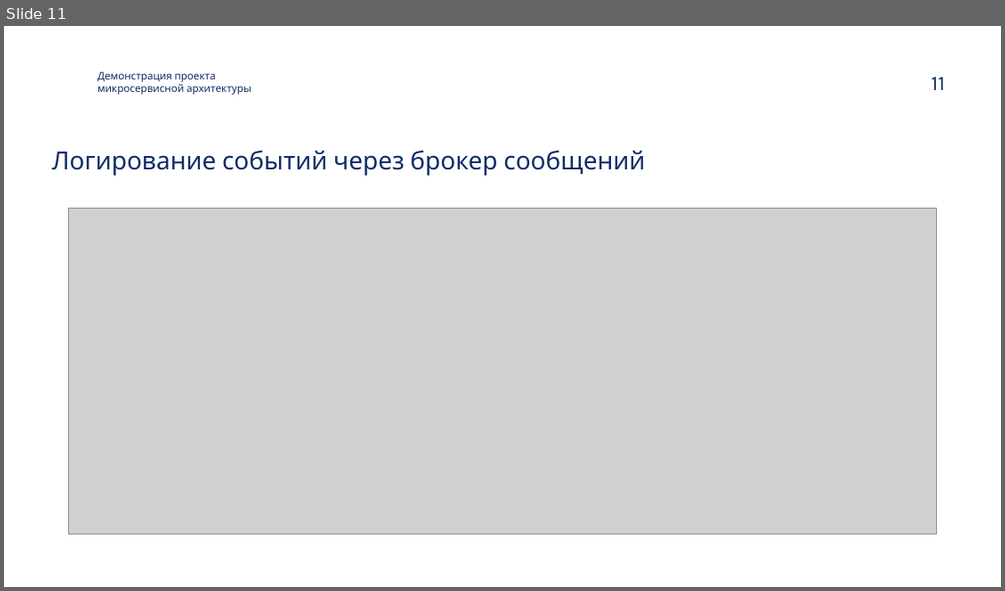
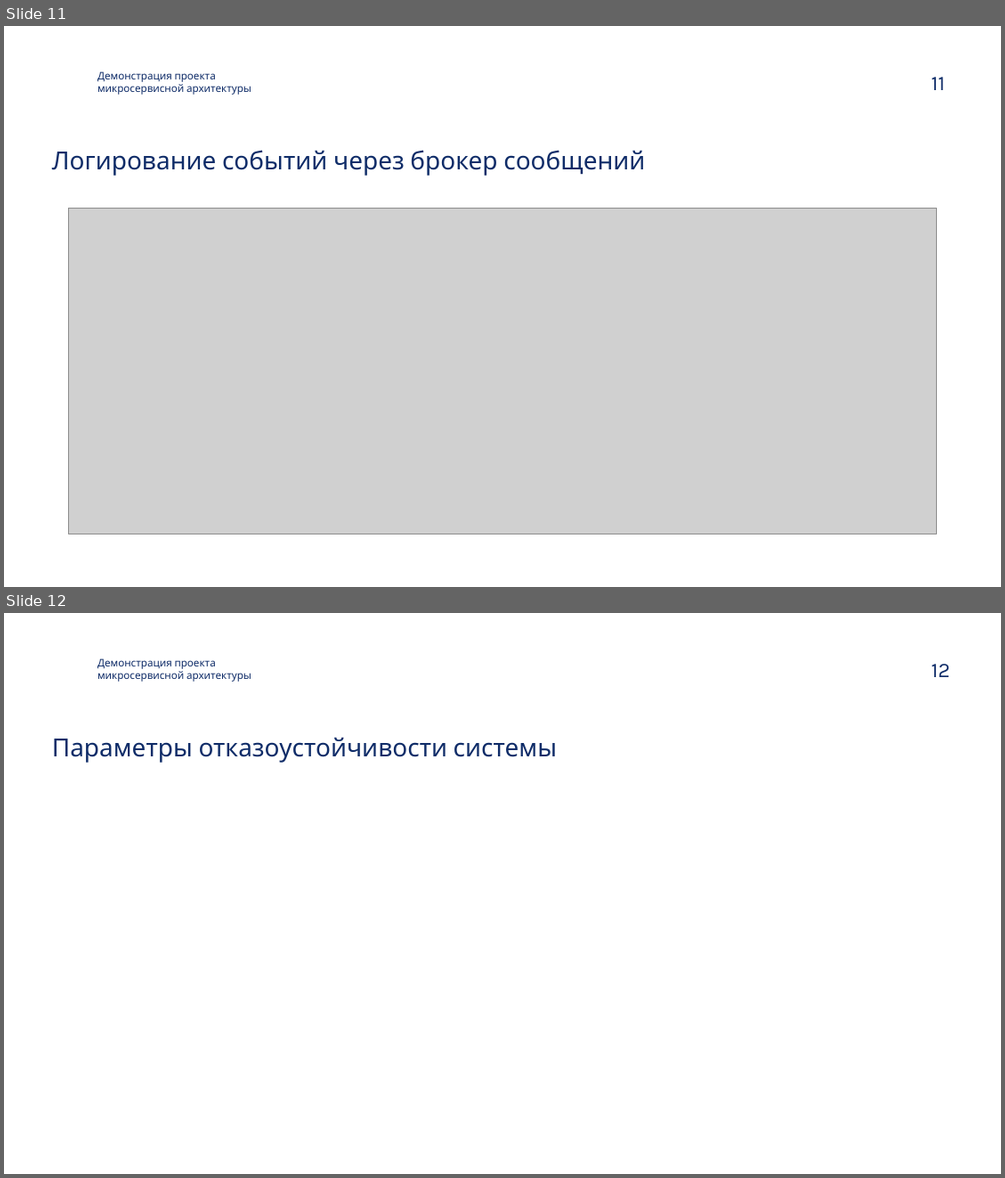
Before and after one commit to DimasBird/Docker-Shop-Microservice, a slide deck: Демонстрация проекта.pptx. Shown one above the other, each under a label of ours: slide 11 before the commit, slides 11 and 12 after it. The pictures are 1005x591 and 1005x1178 pixels, drawn with LibreOffice and Linux fonts; fonts in the diff are those of the drawing; grey boxes stand for pictures; background and template pictures are left out. Boxes give left, top, right and bottom in pixels: in the first picture for what was removed or moved away, otherwise in the second. Text is boxed around its words. In the diff, an @@ line names an element or a change of style, - is before the commit and + after.

```diff
--- a/Демонстрация проекта.pptx
+++ b/Демонстрация проекта.pptx
@@ slide 12 added at box(4, 613, 1001, 1174), background #FFFFFF; not listed: 1 template element that a slide beside it also shows @@
@@ text added at box(97, 658, 251, 682), 10 pt, text #0F2C68 @@
+Демонстрация проекта микросервисной архитектуры
@@ title added at box(52, 737, 557, 763), 24 pt, text #0F2C68 @@
+Параметры отказоустойчивости системы
```
Also in this commit, not shown: 2 other files.
